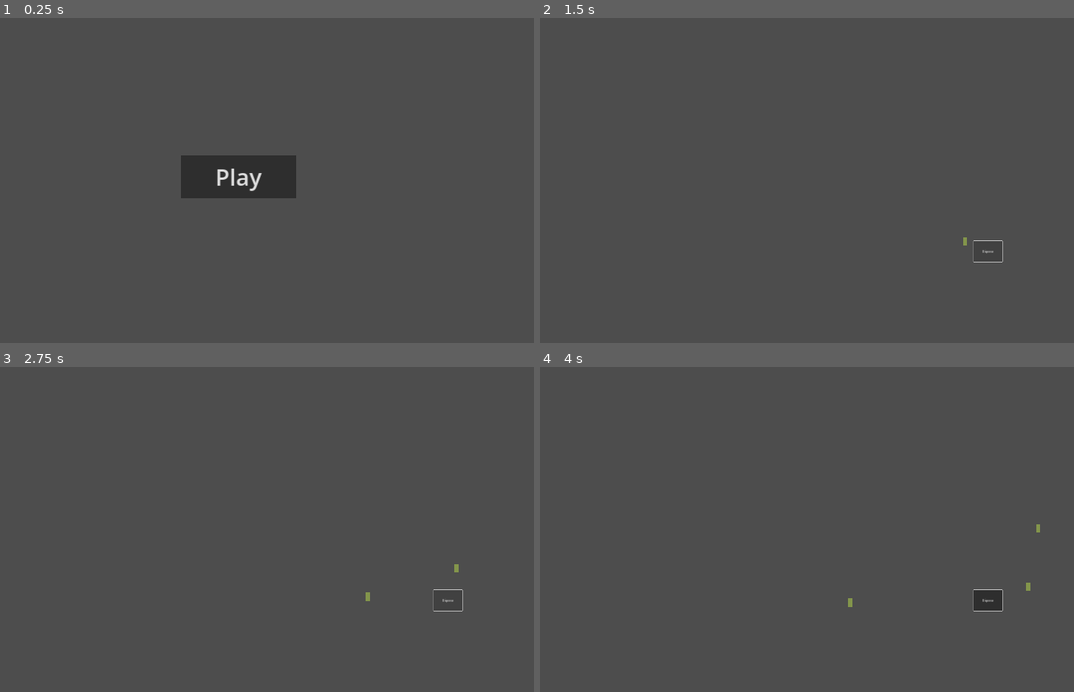
Above: before the commit, frames 1-4 (two rows, left to right).
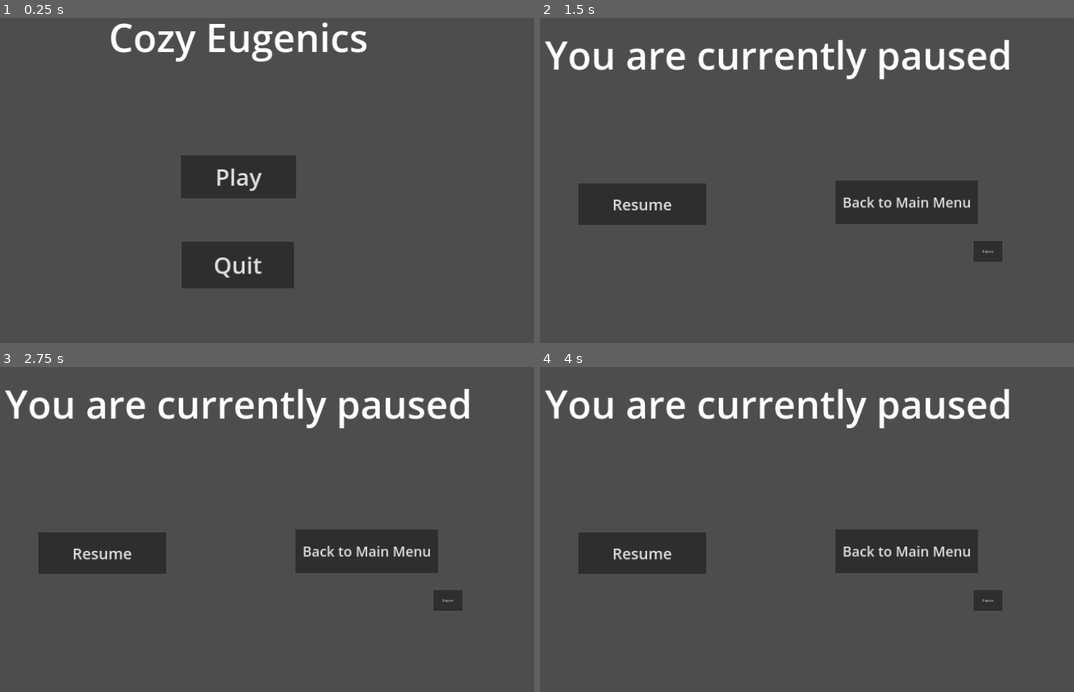
Above: after the commit, the same moments.

Repository: BoopEnthusiast/Cozy-Spring-Jam-2024
Game: Godot game, scene res://scenes/main_menu_screen.tscn
Two runs of this game, one before a commit and one after it. Both use one fixed random seed, a clock stepped at 60 frames per second and the inputs below.
Inputs (mouse positions are in pixels of both pictures, inside the frame that each line leads up to):
- Up to frame 1 (0.25 s): no input
- Up to frame 2 (1.5 s): click "Play" at 0.5 s; click "Dispense" at 1.25 s
- Up to frame 3 (2.75 s): click "Dispense" at 2 s
- Up to frame 4 (4 s): click "Dispense" at 2.75 s; move the mouse to (871, 601) at 3.52 s; click (871, 601) at 3.6 s

The runs differ from the first frame. In frame 1, 4.6% of the frame differs, in the area x 20-69%, y 1-84%; in frame 2, 9.3%; in frame 3, 9.3%; in frame 4, 9.4%, in the area x 0-94%, y 6-76%.
Error after the commit: Parse Error: Expected indented block after function declaration. (res://scripts/back_to_main_menu.gd:5)

Commit message:
Menus and stuff

Diff:
--- a/scenes/main_menu_screen.tscn
+++ b/scenes/main_menu_screen.tscn
@@ -1,6 +1,7 @@
-[gd_scene load_steps=2 format=3 uid="uid://belsofbn0riec"]
+[gd_scene load_steps=3 format=3 uid="uid://belsofbn0riec"]
 
 [ext_resource type="Script" path="res://scripts/play.gd" id="1_l8pd7"]
+[ext_resource type="Script" path="res://scripts/quit.gd" id="2_2017o"]
 
 [node name="MainMenuScreen" type="Control"]
 layout_mode = 3
@@ -28,4 +29,33 @@
 "
 script = ExtResource("1_l8pd7")
 
+[node name="Quit" type="Button" parent="."]
+layout_mode = 1
+anchors_preset = 7
+anchor_left = 0.5
+anchor_top = 1.0
+anchor_right = 0.5
+anchor_bottom = 1.0
+offset_left = -368.0
+offset_top = -659.0
+offset_right = 359.0
+offset_bottom = -356.0
+grow_horizontal = 2
+grow_vertical = 0
+theme_override_font_sizes/font_size = 150
+text = "Quit"
+script = ExtResource("2_2017o")
+
+[node name="Label" type="Label" parent="."]
+layout_mode = 1
+anchors_preset = 10
+anchor_right = 1.0
+offset_bottom = 581.0
+grow_horizontal = 2
+theme_override_font_sizes/font_size = 250
+text = "Cozy Eugenics
+"
+horizontal_alignment = 1
+
 [connection signal="pressed" from="Play" to="Play" method="_on_pressed"]
+[connection signal="pressed" from="Quit" to="Quit" method="_on_pressed"]
--- a/scenes/pause_menu.tscn
+++ b/scenes/pause_menu.tscn
@@ -1,9 +1,11 @@
-[gd_scene format=3 uid="uid://b4k1qoljldvsu"]
+[gd_scene load_steps=3 format=3 uid="uid://b4k1qoljldvsu"]
+
+[ext_resource type="Script" path="res://scripts/resume.gd" id="1_w77lj"]
+[ext_resource type="Script" path="res://scripts/back_to_main_menu.gd" id="2_brkmw"]
 
 [node name="PauseLayer" type="CanvasLayer"]
 process_mode = 2
 layer = 4
-visible = false
 
 [node name="PauseMenu" type="Control" parent="."]
 layout_mode = 3
@@ -12,3 +14,53 @@
 anchor_bottom = 1.0
 grow_horizontal = 2
 grow_vertical = 2
+
+[node name="Resume" type="Button" parent="PauseMenu"]
+layout_mode = 1
+anchors_preset = -1
+anchor_left = 0.163542
+anchor_top = 0.669444
+anchor_right = 0.379167
+anchor_bottom = 0.794444
+offset_left = -8.0
+offset_top = -323.0
+offset_right = -8.0
+offset_bottom = -323.0
+theme_override_font_sizes/font_size = 100
+text = "Resume"
+script = ExtResource("1_w77lj")
+
+[node name="MainMenu" type="Button" parent="PauseMenu"]
+layout_mode = 1
+anchors_preset = 8
+anchor_left = 0.5
+anchor_top = 0.5
+anchor_right = 0.5
+anchor_bottom = 0.5
+offset_left = 370.0
+offset_top = 23.0
+offset_right = 1298.0
+offset_bottom = 307.0
+grow_horizontal = 2
+grow_vertical = 2
+theme_override_font_sizes/font_size = 90
+text = "Back to Main Menu"
+script = ExtResource("2_brkmw")
+
+[node name="Label" type="Label" parent="PauseMenu"]
+layout_mode = 1
+anchors_preset = 5
+anchor_left = 0.5
+anchor_right = 0.5
+offset_left = -1106.0
+offset_right = 1106.0
+offset_bottom = 575.0
+grow_horizontal = 2
+theme_override_font_sizes/font_size = 250
+text = "You are currently paused
+"
+horizontal_alignment = 1
+vertical_alignment = 1
+
+[connection signal="pressed" from="PauseMenu/Resume" to="PauseMenu/Resume" method="_on_pressed"]
+[connection signal="pressed" from="PauseMenu/MainMenu" to="PauseMenu/MainMenu" method="_on_pressed"]
--- a/scripts/quit.gd
+++ b/scripts/quit.gd
@@ -5,4 +5,4 @@
 
 
 func _on_pressed():
-	pass # Replace with function body.
+	get_tree().quit()
